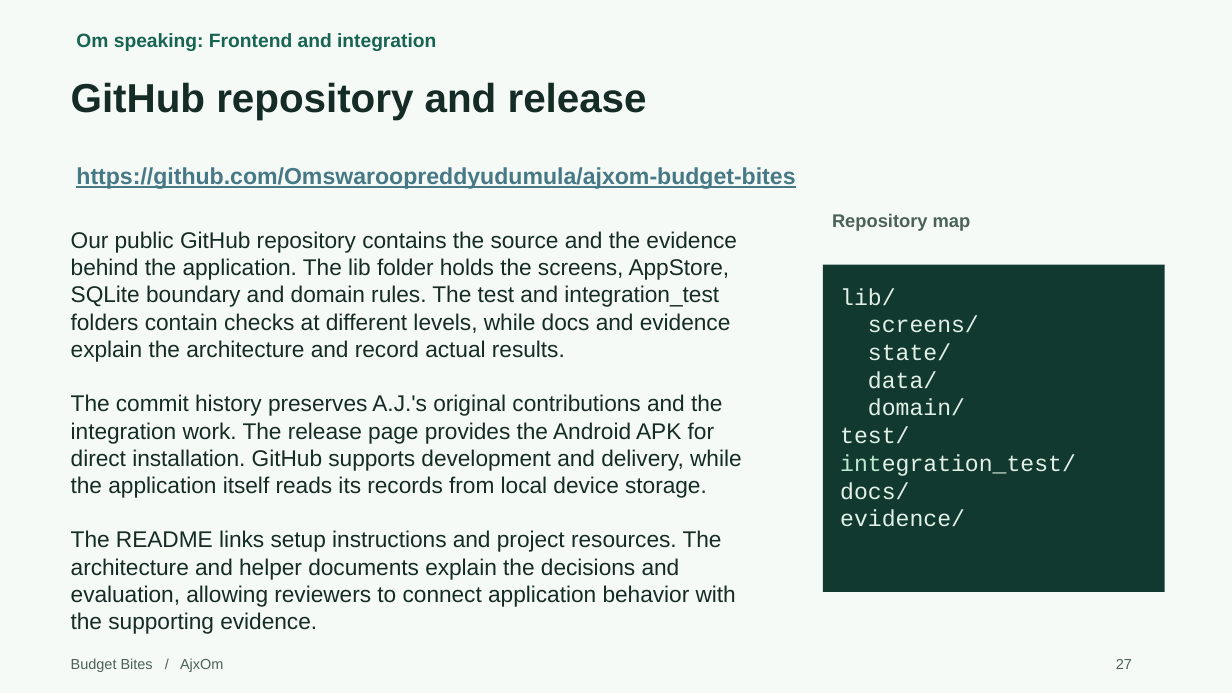
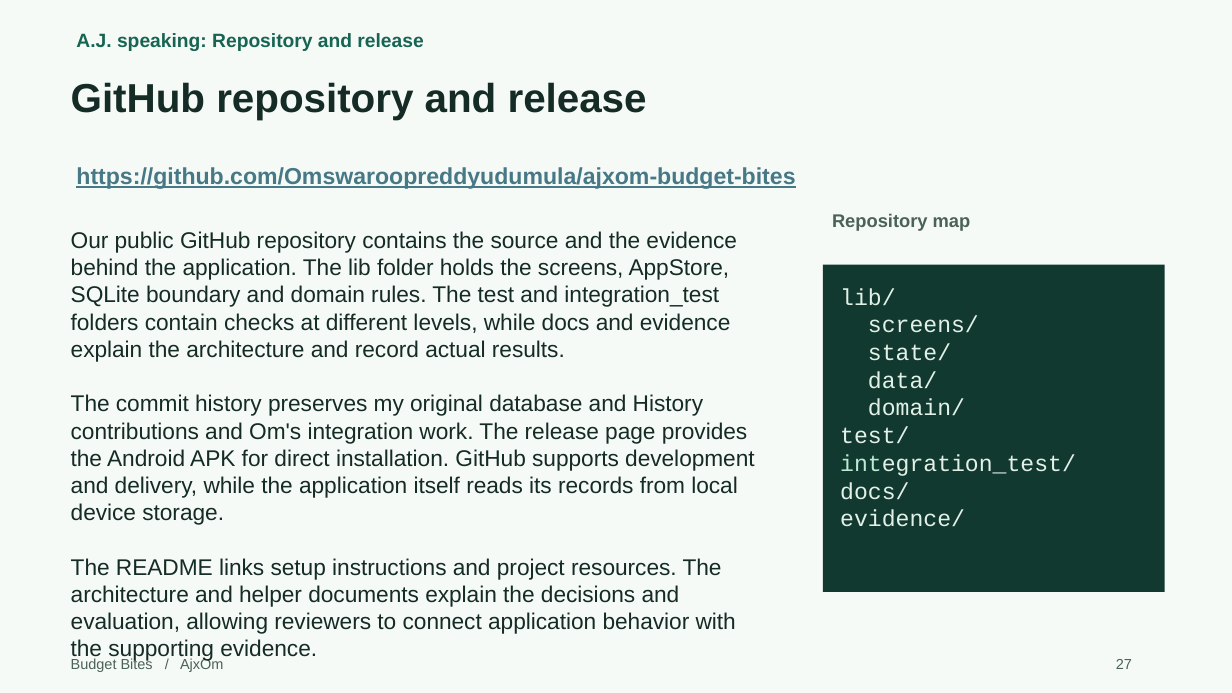
Before and after one commit to Omswaroopreddyudumula/ajxom-budget-bites, a slide deck: slide 27 of submission/Project1_Presentation.pptx. Drawn at 1232x693 pixels with LibreOffice and Linux fonts; fonts in the diff are those of the drawing. Boxes give left, top, right and bottom in pixels: in the first picture for what was removed or moved away, otherwise in the second. Text is boxed around its words. In the diff, an @@ line names an element or a change of style, - is before the commit and + after.

Commit message:
Shift presentation lead to A.J. and shorten Om's speaking sections

```diff
--- a/submission/Project1_Presentation.pptx
+++ b/submission/Project1_Presentation.pptx
@@ text at bbox=[76, 33, 423, 51]: text changed @@
-Om speaking: Frontend and integration
+A.J. speaking: Repository and release
@@ text at bbox=[71, 394, 754, 525]: text changed @@
-The commit history preserves A.J.'s original contributions and the integration work. The release page provides the Android APK for direct installation. GitHub supports development and delivery, while the application itself reads its records from local device storage.
+The commit history preserves my original database and History contributions and Om's integration work. The release page provides the Android APK for direct installation. GitHub supports development and delivery, while the application itself reads its records from local device storage.
```
Also in this commit, not shown: 17 other slides changed, 3 other files.
